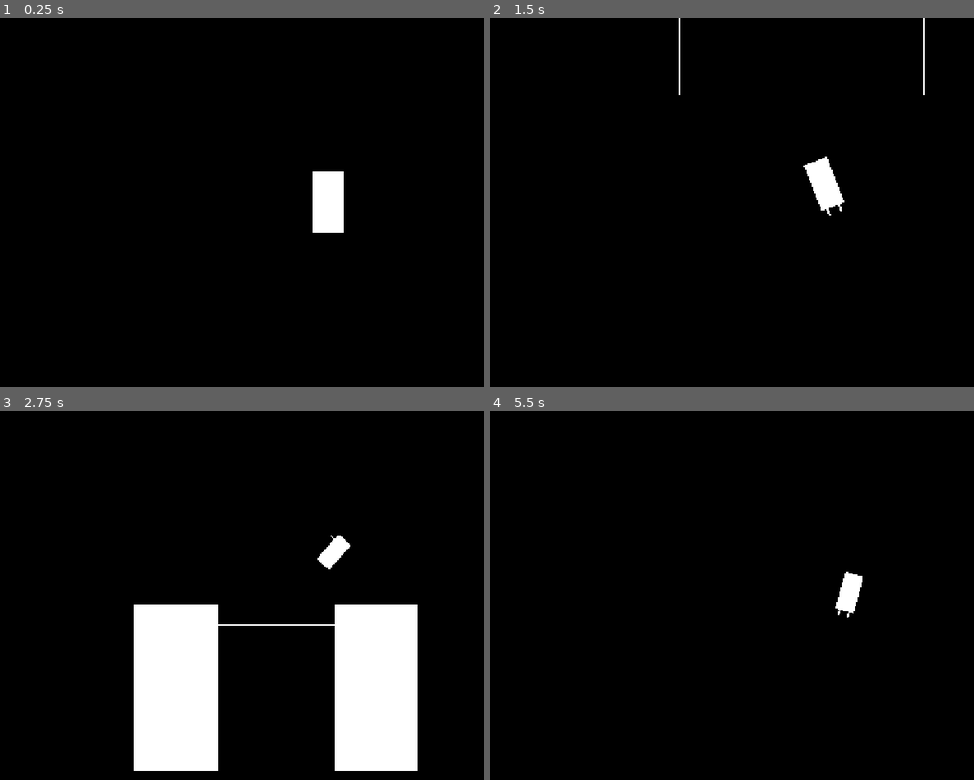
Above: before the commit, frames 1-4 (two rows, left to right).
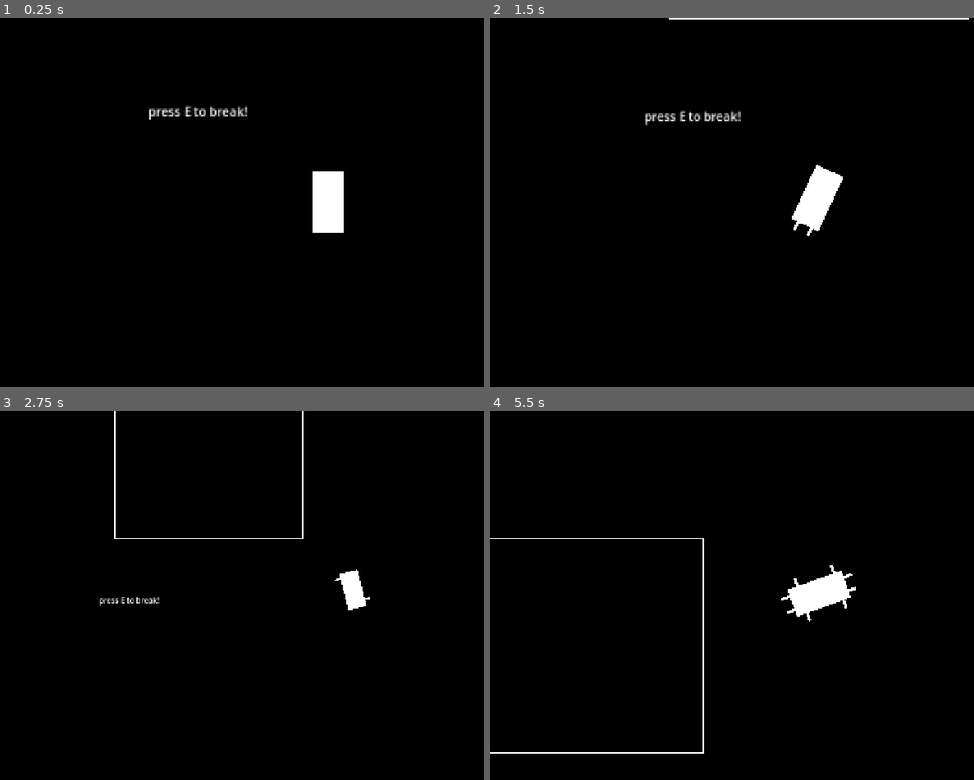
Above: after the commit, the same moments.

Repository: liamfmoran/1-bit-jam
Game: Godot game, scene res://scenes/main.tscn
The game is run twice, just before and just after one commit, with the same random seed, the same clock (stepped at 60 frames per second) and the same inputs.
Inputs:
- Up to frame 1 (0.25 s): no input
- Up to frame 2 (1.5 s): tap E (break, bound only after the commit) at 0.5, 1.35 s; hold D (turn_right) 0.53-1.28 s; hold E (break, bound only after the commit) 0.53-1.28 s; hold S (thrust_reverse) from 1.28 s (still down)
- Up to frame 3 (2.75 s): tap E (break, bound only after the commit) at 2 s; release S (thrust_reverse) at 2.03 s; hold D (turn_right) from 2.03 s (still down); hold E (break, bound only after the commit) from 2.03 s (still down)
- Up to frame 4 (5.5 s): release D (turn_right) at 2.78 s; release E (break, bound only after the commit) at 2.78 s; hold W (thrust_forward) 2.78-3.53 s; tap E (break, bound only after the commit) at 2.85, 3.5, 4.35 s; hold E (break, bound only after the commit) 3.53-4.28 s; hold A (turn_left) 3.53-5.03 s; hold S (thrust_reverse) from 5.03 s (still down); hold E (break, bound only after the commit) from 5.03 s (still down)

The runs differ from the first frame. In frame 1, 0.4% of the frame differs, in the area x 30-52%, y 23-28%; in frame 2, 1.6%; in frame 3, 17%, in the area x 20-87%, y 0-98%; in frame 4, 1.7%.

Commit message:
ship tweaking and initial menu

Diff:
--- a/project.godot
+++ b/project.godot
@@ -51,6 +51,16 @@
 , Object(InputEventKey,"resource_local_to_scene":false,"resource_name":"","device":-1,"window_id":0,"alt_pressed":false …(186 unchanged characters)…
 ]
 }
+break={
+"deadzone": 0.2,
+"events": [Object(InputEventKey,"resource_local_to_scene":false,"resource_name":"","device":-1,"window_id":0,"alt_pressed":false,"shift_pressed":false,"ctrl_pressed":false,"meta_pressed":false,"pressed":false,"keycode":0,"physical_keycode":69,"key_label":0,"unicode":101,"location":0,"echo":false,"script":null)
+]
+}
+shoot={
+"deadzone": 0.2,
+"events": [Object(InputEventKey,"resource_local_to_scene":false,"resource_name":"","device":-1,"window_id":0,"alt_pressed":false,"shift_pressed":false,"ctrl_pressed":false,"meta_pressed":false,"pressed":false,"keycode":0,"physical_keycode":32,"key_label":0,"unicode":32,"location":0,"echo":false,"script":null)
+]
+}
 
 [physics]
 
--- a/scenes/main.gd
+++ b/scenes/main.gd
@@ -4,12 +4,14 @@
 @export var zoom_max: float = 1.5
 @export var zoom_speed_factor: float = 0.002
 @export var zoom_smoothing: float = 3.0
+@export var camera_rotation_smoothing: float = 5.0
+
 
 @onready var truck_cab: RigidBody2D = $TruckCab
 @onready var camera: Camera2D = $Camera2D
 
 var _current_zoom: float = 1.5
-
+var _current_rotation: float = 0.0
 
 func _physics_process(delta: float) -> void:
 	_update_camera(delta)
@@ -18,6 +20,11 @@
 func _update_camera(delta: float) -> void:
 	camera.global_position = truck_cab.global_position
 
+	# this didn't actually work
+
+	# _current_rotation = lerp_angle(_current_rotation, truck_cab.global_rotation, camera_rotation_smoothing * delta)
+	# camera.global_rotation = _current_rotation
+
 	var speed := truck_cab.linear_velocity.length()
 	var target_zoom := clampf(zoom_max - speed * zoom_speed_factor, zoom_min, zoom_max)
 	_current_zoom = lerpf(_current_zoom, target_zoom, zoom_smoothing * delta)
--- a/scenes/main.tscn
+++ b/scenes/main.tscn
@@ -1,17 +1,25 @@
-[gd_scene load_steps=4 format=3]
+[gd_scene format=3 uid="uid://dekrpom6andu2"]
 
-[ext_resource type="Script" path="res://scenes/main.gd" id="1_a3k7m"]
-[ext_resource type="PackedScene" path="res://scenes/ship/truck_cab.tscn" id="2_r9w5t"]
+[ext_resource type="Script" uid="uid://buk5u5rcjq0bo" path="res://scenes/main.gd" id="1_a3k7m"]
+[ext_resource type="PackedScene" uid="uid://cw8c6jlc63r1u" path="res://scenes/ship/truck_cab.tscn" id="2_r9w5t"]
 [ext_resource type="PackedScene" path="res://scenes/world/dock.tscn" id="3_h7d2k"]
 
-[node name="Main" type="Node2D"]
+[node name="Main" type="Node2D" unique_id=1111864905]
 script = ExtResource("1_a3k7m")
 
-[node name="TruckCab" parent="." instance=ExtResource("2_r9w5t")]
+[node name="TruckCab" parent="." unique_id=1343988 instance=ExtResource("2_r9w5t")]
+rotation_thrust_force = 200.0
 
-[node name="Dock" parent="." instance=ExtResource("3_h7d2k")]
+[node name="Dock" parent="." unique_id=1369153257 instance=ExtResource("3_h7d2k")]
 position = Vector2(0, -400)
 
-[node name="Camera2D" type="Camera2D" parent="."]
+[node name="Camera2D" type="Camera2D" parent="." unique_id=143243504]
 position_smoothing_enabled = true
-position_smoothing_speed = 5.0
+rotation_smoothing_enabled = true
+
+[node name="Label" type="Label" parent="." unique_id=1483154676]
+offset_left = -234.0
+offset_top = -130.0
+offset_right = -105.0
+offset_bottom = -107.0
+text = "press E to break!"
--- a/scenes/ship/truck_cab.gd
+++ b/scenes/ship/truck_cab.gd
@@ -2,13 +2,17 @@
 
 @export var thrust_force: float = 400.0
 @export var rotation_thrust_force: float = 300.0
+@export var brake_force: float = 800.0
 
-const ENGINE_RL := Vector2(-10.0, 40.0)
-const ENGINE_RR := Vector2(10.0, 40.0)
+const ENGINE_RL := Vector2(-10.0, 40.0) #Rear Left
+const ENGINE_RR := Vector2(10.0, 40.0) #Rear Right
 const ENGINE_FL := Vector2(-10.0, -40.0)
 const ENGINE_FR := Vector2(10.0, -40.0)
 const ENGINE_SFR := Vector2(20.0, -25.0)
-const ENGINE_SFL := Vector2(-20.0, -25.0)
+const ENGINE_SFL := Vector2(-20.0, -25.0) #Side Forward Left
+
+const ENGINE_SRR := Vector2(20.0, 25.0)
+const ENGINE_SRL := Vector2(-20.0, 25.0) #Side Rear Left
 
 @onready var flame_rl: ColorRect = $Flames/FlameRL
 @onready var flame_rr: ColorRect = $Flames/FlameRR
@@ -16,7 +20,10 @@
 @onready var flame_fr: ColorRect = $Flames/FlameFR
 @onready var flame_sfr: ColorRect = $Flames/FlameSFR
 @onready var flame_sfl: ColorRect = $Flames/FlameSFL
+@onready var flame_srr: ColorRect = $Flames/FlameSRR
+@onready var flame_srl: ColorRect = $Flames/FlameSRL
 
+@onready var ship_size = $Hull.size #we can use this to call the dimensions to where to put the boosters?
 
 func _physics_process(_delta: float) -> void:
 	var forward_dir := -transform.y
@@ -24,6 +31,17 @@
 	var thrusting_reverse := Input.is_action_pressed("thrust_reverse")
 	var turning_left := Input.is_action_pressed("turn_left")
 	var turning_right := Input.is_action_pressed("turn_right")
+	var braking := Input.is_action_pressed('break')
+
+	if braking and linear_velocity.length_squared() > 1.0:
+		var brake_dir := -linear_velocity.normalized()
+		apply_central_force(brake_dir * brake_force)
+
+	if braking and linear_velocity.length_squared() < 0.5: #snaps the momentum to 0
+		linear_velocity = Vector2.ZERO
+		angular_velocity = 0.0
+
+
 
 	if thrusting_forward:
 		apply_force(forward_dir * thrust_force, ENGINE_RL.rotated(rotation))
@@ -35,17 +53,22 @@
 
 	if turning_left:
 		apply_force(forward_dir * rotation_thrust_force, ENGINE_SFR.rotated(rotation))
+		apply_force(-forward_dir * rotation_thrust_force, ENGINE_SRL.rotated(rotation))
 
 	if turning_right:
 		apply_force(forward_dir * rotation_thrust_force, ENGINE_SFL.rotated(rotation))
-
-	_update_flames(thrusting_forward, thrusting_reverse, turning_left, turning_right)
+		apply_force(-forward_dir * rotation_thrust_force, ENGINE_SRR.rotated(rotation))
 
 
-func _update_flames(forward: bool, reverse: bool, left: bool, right: bool) -> void:
-	flame_rl.visible = forward
-	flame_rr.visible = forward
-	flame_fl.visible = reverse
-	flame_fr.visible = reverse
-	flame_sfr.visible = left
-	flame_sfl.visible = right
+	_update_flames(thrusting_forward, thrusting_reverse, turning_left, turning_right, braking)
+
+
+func _update_flames(forward: bool, reverse: bool, left: bool, right: bool, brake: bool) -> void:
+	flame_rl.visible = forward or brake
+	flame_rr.visible = forward or brake
+	flame_fl.visible = reverse or brake
+	flame_fr.visible = reverse or brake
+	flame_sfr.visible = left or brake
+	flame_sfl.visible = right or brake
+	flame_srl.visible = left or brake
+	flame_srr.visible = right or brake
--- a/scenes/ship/truck_cab.tscn
+++ b/scenes/ship/truck_cab.tscn
@@ -1,71 +1,70 @@
-[gd_scene load_steps=3 format=3]
+[gd_scene format=3 uid="uid://cw8c6jlc63r1u"]
 
-[ext_resource type="Script" path="res://scenes/ship/truck_cab.gd" id="1_k8m3p"]
+[ext_resource type="Script" uid="uid://f4d3q37rtla0" path="res://scenes/ship/truck_cab.gd" id="1_k8m3p"]
 
 [sub_resource type="RectangleShape2D" id="RectangleShape2D_v4n7q"]
 size = Vector2(40, 80)
 
-[node name="TruckCab" type="RigidBody2D"]
+[node name="TruckCab" type="RigidBody2D" unique_id=1395243470]
 linear_damp = 0.05
 angular_damp = 0.1
 script = ExtResource("1_k8m3p")
 
-[node name="CollisionShape2D" type="CollisionShape2D" parent="."]
+[node name="CollisionShape2D" type="CollisionShape2D" parent="." unique_id=203023417]
 shape = SubResource("RectangleShape2D_v4n7q")
 
-[node name="Hull" type="ColorRect" parent="."]
+[node name="Hull" type="ColorRect" parent="." unique_id=1712485908]
 offset_left = -20.0
 offset_top = -40.0
 offset_right = 20.0
 offset_bottom = 40.0
-color = Color(1, 1, 1, 1)
 
-[node name="Flames" type="Node2D" parent="."]
+[node name="Flames" type="Node2D" parent="." unique_id=5025990]
 
-[node name="FlameRL" type="ColorRect" parent="Flames"]
-visible = false
+[node name="FlameRL" type="ColorRect" parent="Flames" unique_id=1959028438]
 offset_left = -12.0
 offset_top = 40.0
 offset_right = -8.0
 offset_bottom = 52.0
-color = Color(1, 1, 1, 1)
 
-[node name="FlameRR" type="ColorRect" parent="Flames"]
-visible = false
+[node name="FlameRR" type="ColorRect" parent="Flames" unique_id=1210047054]
 offset_left = 8.0
 offset_top = 40.0
 offset_right = 12.0
 offset_bottom = 52.0
-color = Color(1, 1, 1, 1)
 
-[node name="FlameFL" type="ColorRect" parent="Flames"]
-visible = false
+[node name="FlameFL" type="ColorRect" parent="Flames" unique_id=691730440]
 offset_left = -12.0
 offset_top = -52.0
 offset_right = -8.0
 offset_bottom = -40.0
-color = Color(1, 1, 1, 1)
 
-[node name="FlameFR" type="ColorRect" parent="Flames"]
-visible = false
+[node name="FlameFR" type="ColorRect" parent="Flames" unique_id=2029506736]
 offset_left = 8.0
 offset_top = -52.0
 offset_right = 12.0
 offset_bottom = -40.0
-color = Color(1, 1, 1, 1)
 
-[node name="FlameSFR" type="ColorRect" parent="Flames"]
-visible = false
+[node name="FlameSFR" type="ColorRect" parent="Flames" unique_id=1729003572]
 offset_left = 20.0
 offset_top = -27.0
 offset_right = 32.0
 offset_bottom = -23.0
-color = Color(1, 1, 1, 1)
 
-[node name="FlameSFL" type="ColorRect" parent="Flames"]
-visible = false
+[node name="FlameSFL" type="ColorRect" parent="Flames" unique_id=1149556404]
 offset_left = -32.0
 offset_top = -27.0
 offset_right = -20.0
 offset_bottom = -23.0
-color = Color(1, 1, 1, 1)
+
+[node name="FlameSRR" type="ColorRect" parent="Flames" unique_id=159482015]
+offset_left = 20.0
+offset_top = 27.0
+offset_right = 32.0
+offset_bottom = 31.0
+
+[node name="FlameSRL" type="ColorRect" parent="Flames" unique_id=391842263]
+offset_left = -32.0
+offset_top = 27.0
+offset_right = -20.0
+offset_bottom = 31.0
--- /dev/null
+++ b/scenes/ui/docking_menu.gd
@@ -0,0 +1,27 @@
+extends Control
+
+
+@onready var Inventory_Section = %Inventory
+@onready var Vendor_Section = %Vendors
+
+var Vendors
+
+var _current_vendor = "home"
+
+func _ready():
+	Vendors = {"home":%Home,"engineer":%Engineer,"weapons":%Weapons,"bizzaro":%Bizarro} #need a vendors available if we want to have them specific? eh
+
+
+	var vendor_group = ButtonGroup.new()
+	for i in Vendors.keys():
+		Vendors[i].button_group = vendor_group
+		Vendors[i].toggled.connect(update_display.bind(i))
+	Vendors[_current_vendor].button_pressed = true
+	update_display(true, _current_vendor)
+
+
+func update_display(toggled_on, display_name):
+	if not toggled_on:
+		return
+	_current_vendor = display_name
+	%display_test.text = display_name
--- /dev/null
+++ b/scenes/ui/docking_menu.tscn
@@ -0,0 +1,148 @@
+[gd_scene format=3 uid="uid://b0niqiwwkwweh"]
+
+[ext_resource type="Script" uid="uid://dnsohoncdmbqh" path="res://scenes/ui/docking_menu.gd" id="1_cqq8h"]
+
+[node name="Docking_Menu" type="Control" unique_id=1179202814]
+custom_minimum_size = Vector2(1280, 720)
+layout_mode = 3
+anchors_preset = 0
+offset_right = 1280.0
+offset_bottom = 720.0
+grow_horizontal = 2
+grow_vertical = 2
+script = ExtResource("1_cqq8h")
+
+[node name="doc" type="Label" parent="." unique_id=547989013]
+visible = false
+layout_mode = 0
+offset_left = 554.0
+offset_top = 98.0
+offset_right = 753.0
+offset_bottom = 563.0
+text = "Dock with Space Stations
+
+Entering a staton docking zone will allow you to:
+
+Refuel your ship (Automatically, not paid)
+
+Buy and sell from local vendors to upgrade your ship.
+
+Upgrade your ship - Improve your ships resiliance, damage output, and even cargo capacity.
+
+Complete a Delivery Job if you have one.
+
+Store excess cargo"
+autowrap_mode = 2
+
+[node name="MenuContainer" type="HBoxContainer" parent="." unique_id=1978042552]
+custom_minimum_size = Vector2(1280, 720)
+layout_mode = 0
+offset_right = 1280.0
+offset_bottom = 720.0
+theme_override_constants/separation = 380
+alignment = 1
+
+[node name="Inventory" type="VBoxContainer" parent="MenuContainer" unique_id=198602516]
+unique_name_in_owner = true
+custom_minimum_size = Vector2(450, 0)
+layout_mode = 2
+theme_override_constants/separation = 20
+alignment = 1
+
+[node name="InventoryLabel" type="Label" parent="MenuContainer/Inventory" unique_id=1151697250]
+layout_mode = 2
+text = "Inventory"
+horizontal_alignment = 1
+
+[node name="Panel2" type="Panel" parent="MenuContainer/Inventory" unique_id=1728813505]
+layout_mode = 2
+size_flags_vertical = 3
+
+[node name="Label" type="Label" parent="MenuContainer/Inventory/Panel2" unique_id=1849355872]
+layout_mode = 0
+offset_right = 40.0
+offset_bottom = 23.0
+text = "Storage"
+
+[node name="Panel3" type="Panel" parent="MenuContainer/Inventory" unique_id=2058695751]
+custom_minimum_size = Vector2(0, 300)
+layout_mode = 2
+size_flags_vertical = 3
+
+[node name="Label" type="Label" parent="MenuContainer/Inventory/Panel3" unique_id=1062034684]
+layout_mode = 0
+offset_right = 40.0
+offset_bottom = 23.0
+text = "Ship Inventory"
+
+[node name="Panel4" type="Panel" parent="MenuContainer/Inventory" unique_id=1945340224]
+layout_mode = 2
+size_flags_vertical = 3
+
+[node name="Label" type="Label" parent="MenuContainer/Inventory/Panel4" unique_id=149734274]
+layout_mode = 0
+offset_right = 40.0
+offset_bottom = 23.0
+text = "Sell"
+
+[node name="Vendors" type="VBoxContainer" parent="MenuContainer" unique_id=1862089589]
+unique_name_in_owner = true
+custom_minimum_size = Vector2(450, 0)
+layout_mode = 2
+theme_override_constants/separation = 0
+
+[node name="InventoryLabel" type="Label" parent="MenuContainer/Vendors" unique_id=724008459]
+layout_mode = 2
+text = "Vendors"
+horizontal_alignment = 1
+
+[node name="HBoxContainer" type="HBoxContainer" parent="MenuContainer/Vendors" unique_id=1818282784]
+custom_minimum_size = Vector2(0, 70)
+layout_mode = 2
+theme_override_constants/separation = 10
+
+[node name="Home" type="Button" parent="MenuContainer/Vendors/HBoxContainer" unique_id=291320565]
+unique_name_in_owner = true
+custom_minimum_size = Vector2(70, 0)
+layout_mode = 2
+toggle_mode = true
+keep_pressed_outside = true
+text = "Home
+(70x70)"
+
+[node name="Engineer" type="Button" parent="MenuContainer/Vendors/HBoxContainer" unique_id=1703557272]
+unique_name_in_owner = true
+custom_minimum_size = Vector2(70, 0)
+layout_mode = 2
+toggle_mode = true
+keep_pressed_outside = true
+text = "Engineer"
+
+[node name="Weapons" type="Button" parent="MenuContainer/Vendors/HBoxContainer" unique_id=444379741]
+unique_name_in_owner = true
+custom_minimum_size = Vector2(70, 0)
+layout_mode = 2
+toggle_mode = true
+keep_pressed_outside = true
+text = "Weapons"
+
+[node name="Bizarro" type="Button" parent="MenuContainer/Vendors/HBoxContainer" unique_id=1667009185]
+unique_name_in_owner = true
+custom_minimum_size = Vector2(70, 0)
+layout_mode = 2
+toggle_mode = true
+keep_pressed_outside = true
+text = "Bizarro"
+
+[node name="Panel" type="Panel" parent="MenuContainer/Vendors" unique_id=781521967]
+layout_mode = 2
+size_flags_vertical = 3
+
+[node name="display_test" type="Label" parent="MenuContainer/Vendors/Panel" unique_id=1060382268]
+unique_name_in_owner = true
+layout_mode = 0
+offset_left = 142.0
+offset_top = 168.0
+offset_right = 261.0
+offset_bottom = 191.0
+text = "Home"
Not shown, added: scenes/ui/docking_menu.gd.uid
Not shown, changed: docs/design.md
